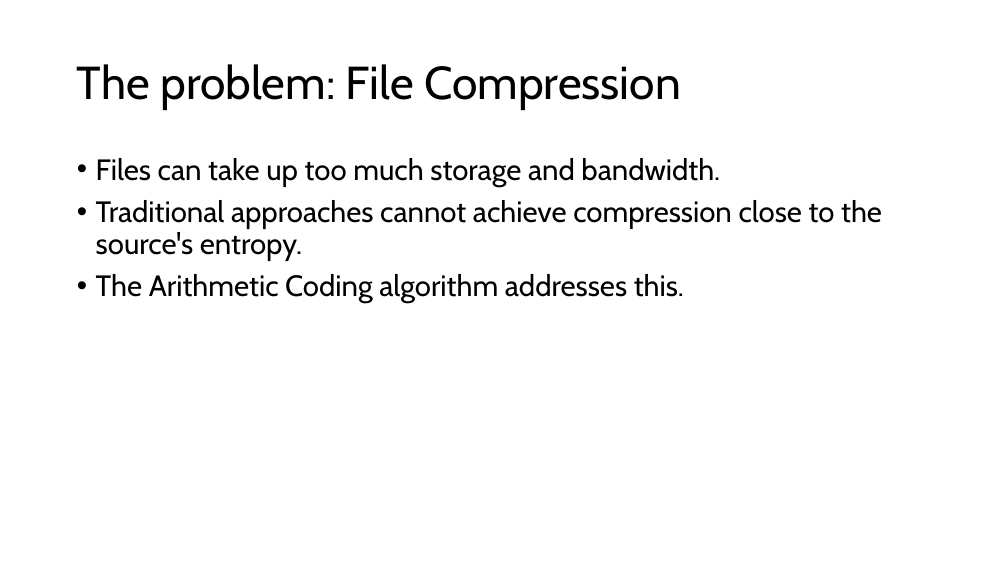
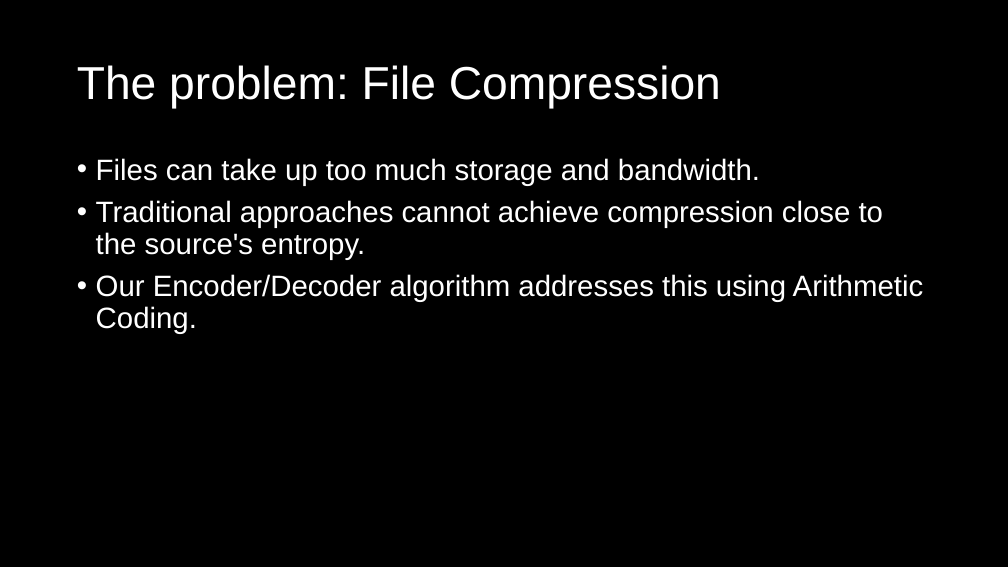
Before and after one commit to Tom-Croft/ECM3428, a slide deck: slide 2 of project_presentation.pptx. Drawn at 1008x567 pixels with LibreOffice and Linux fonts; fonts in the diff are those of the drawing. Boxes give left, top, right and bottom in pixels: in the first picture for what was removed or moved away, otherwise in the second. Text is boxed around its words. In the diff, an @@ line names an element or a change of style, - is before the commit and + after.

```diff
--- a/project_presentation.pptx
+++ b/project_presentation.pptx
@@ background #FFFFFF to #000000 @@
@@ title "The problem: File Compression" at bbox=[77, 65, 721, 109]: font Cabin to Arial, text colour #000000 to #FFFFFF @@
@@ text at bbox=[96, 158, 883, 260]: font Cabin to Arial, text colour #000000 to #FFFFFF in "Files can take up too much storage ...", "Traditional approaches cannot achieve compression close to ..." @@
@@ text at bbox=[96, 274, 924, 334]: text changed; font Cabin to Arial; text colour #000000 to #FFFFFF @@
-• The Arithmetic Coding algorithm addresses this.
+• Our Encoder/Decoder algorithm addresses this using Arithmetic Coding.
```
Also in this commit, not shown: 11 other slides changed, 1 slide added.
